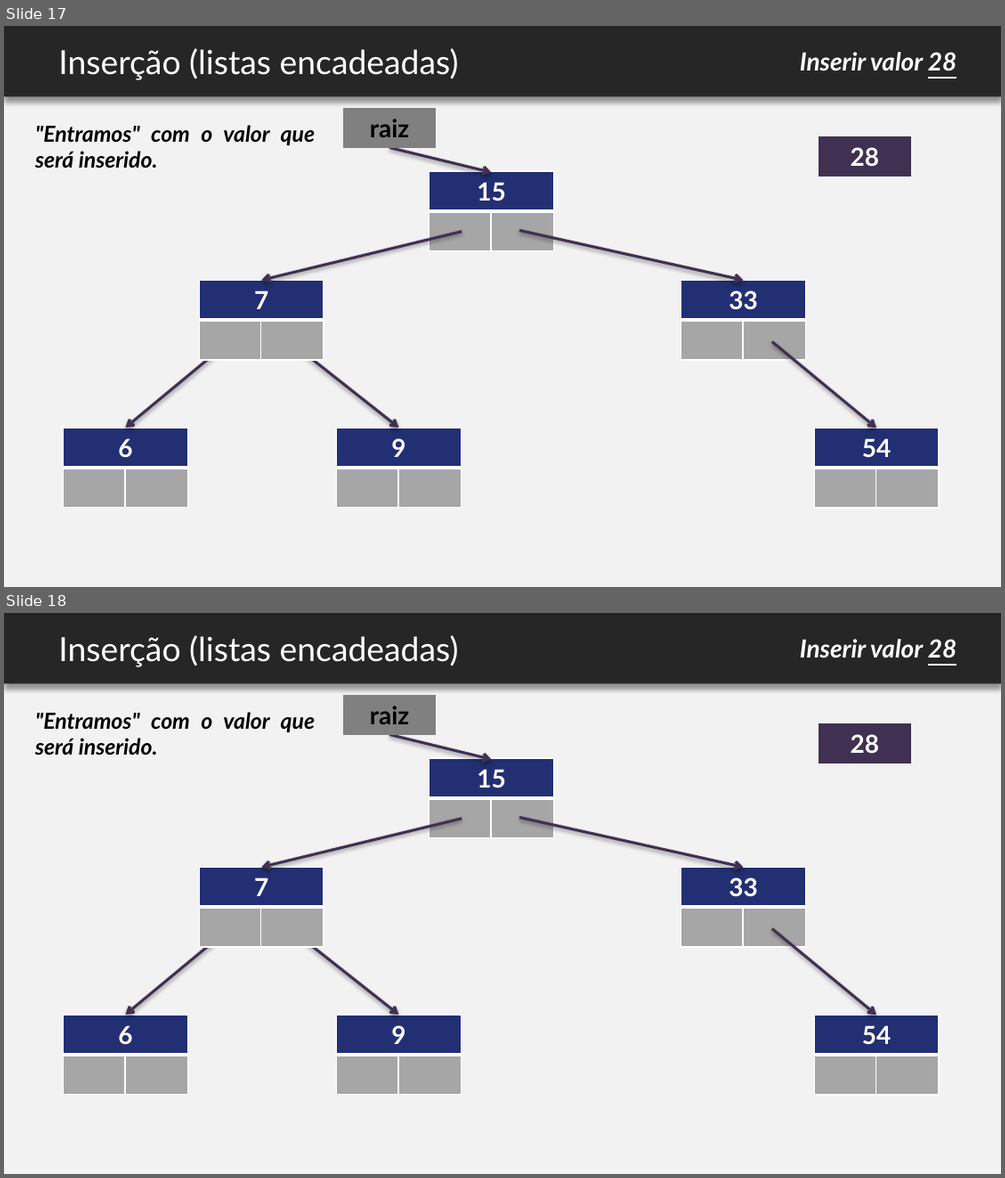
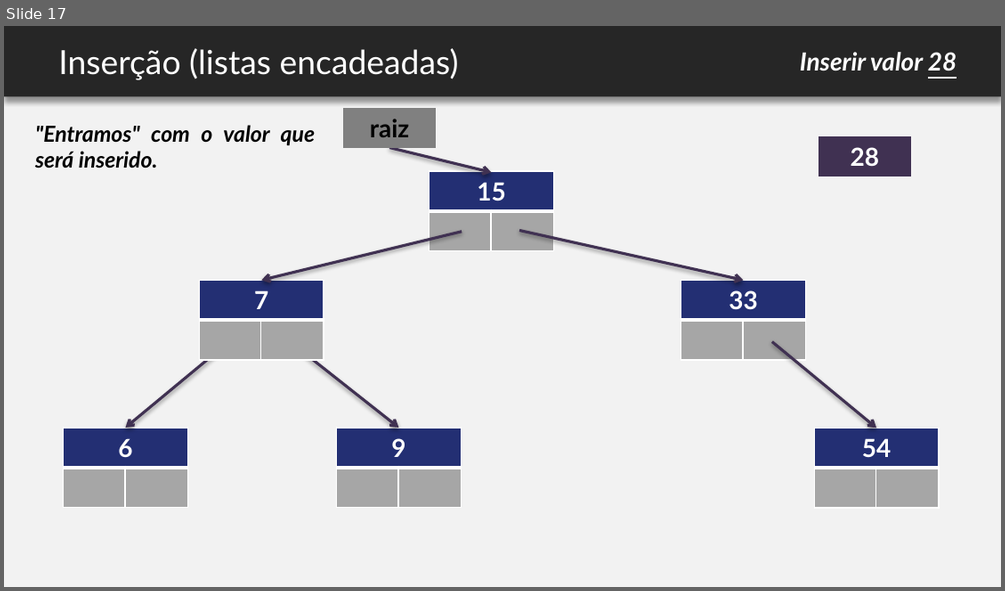
Before and after one commit to felipemarc/AED1_2016-2, a slide deck: ap_arvores/AED - arvores.pptx. Shown one above the other, each under a label of ours: slides 17 and 18 before the commit, slide 17 after it. The pictures are 1005x1178 and 1005x591 pixels, drawn with LibreOffice and Linux fonts; fonts in the diff are those of the drawing; background and template pictures are left out. Boxes give left, top, right and bottom in pixels: in the first picture for what was removed or moved away, otherwise in the second. Text is boxed around its words. In the diff, an @@ line names an element or a change of style, - is before the commit and + after.

```diff
--- a/ap_arvores/AED - arvores.pptx
+++ b/ap_arvores/AED - arvores.pptx
@@ slide 17 removed at (4, 26, 1001, 587), background #F2F2F2 @@
@@ rectangle removed at (4, 26, 1001, 97) @@
@@ text removed at (58, 48, 459, 80) @@
-Inserção (listas encadeadas)
@@ text removed at (800, 52, 956, 71) @@
-Inserir valor 28
@@ arrow removed from (1001, 26) to (836, 41) @@
@@ text removed at (35, 125, 315, 168) @@
-"Entramos" com o valor que será inserido.
@@ table removed at (343, 108, 436, 148), 1 rows, 1 columns @@
-raiz
@@ arrow removed from (389, 148) to (492, 173) @@
@@ table removed at (818, 136, 911, 176), 1 rows, 1 columns @@
-28
@@ table removed at (429, 170, 554, 250), 2 rows, 2 columns @@
-15 | 
- | 
@@ arrow removed from (461, 232) to (261, 281) @@
@@ arrow removed from (519, 231) to (744, 281) @@
@@ table removed at (200, 281, 324, 360), 2 rows, 2 columns @@
-7 | 
- | 
@@ table removed at (680, 281, 805, 360), 2 rows, 2 columns @@
-33 | 
- | 
@@ arrow removed from (231, 339) to (126, 427) @@
@@ arrow removed from (287, 339) to (399, 427) @@
@@ arrow removed from (771, 342) to (876, 427) @@
@@ table removed at (64, 427, 188, 507), 2 rows, 2 columns @@
-6 | 
- | 
@@ table removed at (337, 427, 461, 507), 2 rows, 2 columns @@
-9 | 
- | 
@@ table removed at (815, 427, 939, 507), 2 rows, 2 columns @@
-54 | 
- | 
@@ what was slide 18 is now slide 17 @@
```
Also in this commit, not shown: 3 slides changed, 1 other file.
